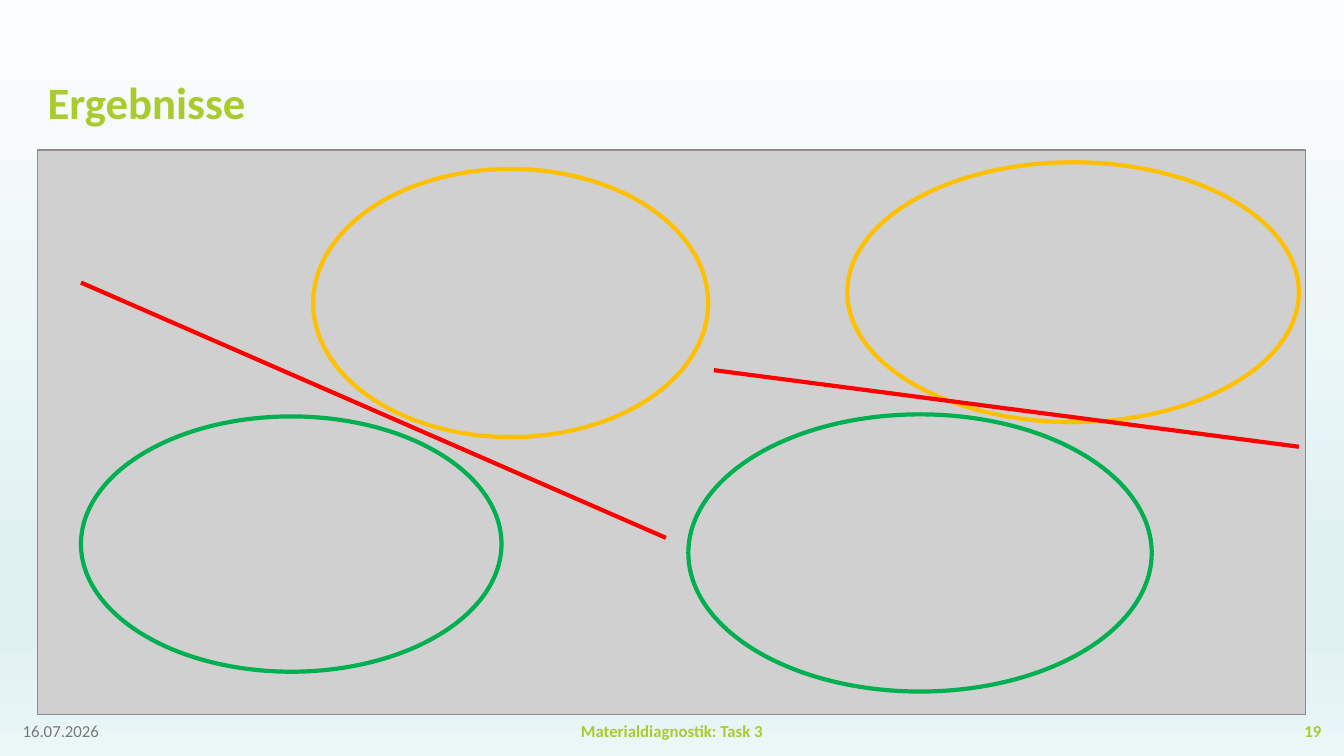
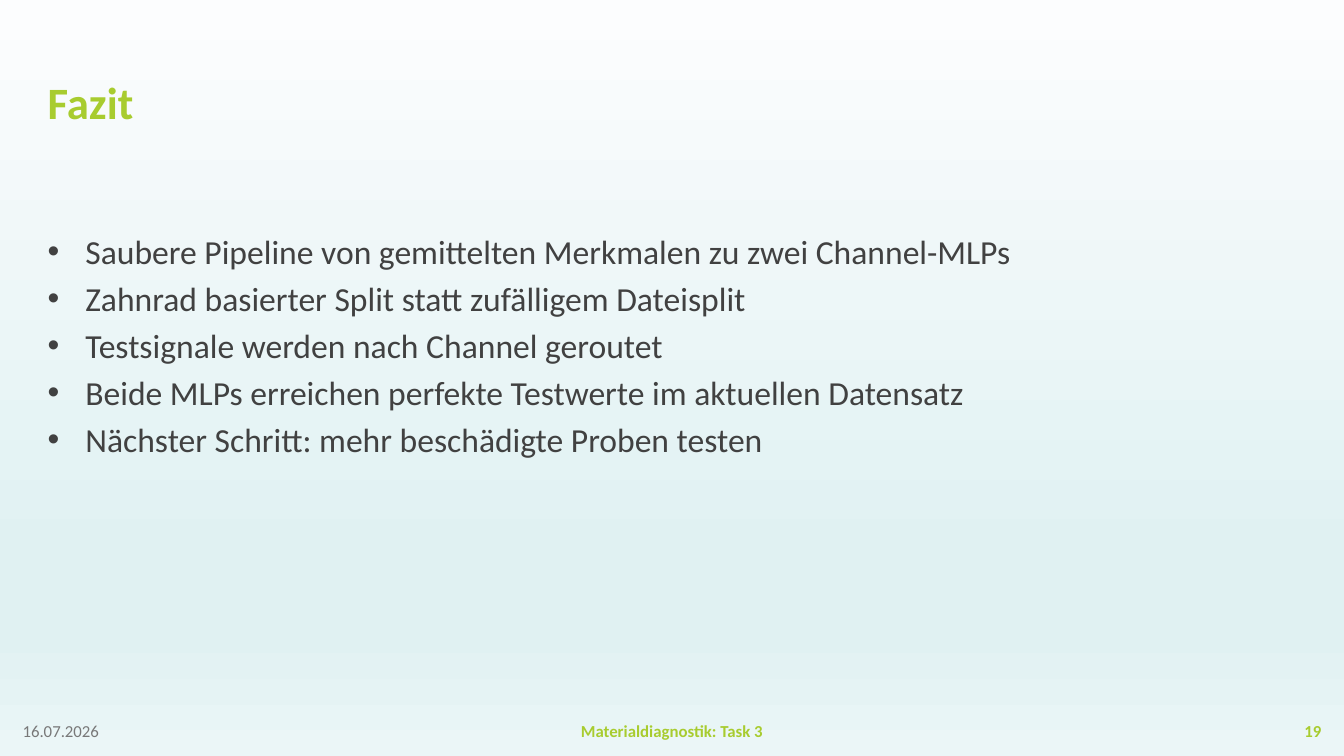
Before and after one commit to BGielczynski/AI_diagnostics, a slide deck: slide 19 of Task_3/Task3Powerpoint.pptx. Drawn at 1344x756 pixels with LibreOffice and Linux fonts; fonts in the diff are those of the drawing; grey boxes stand for pictures; background and template pictures are left out. Boxes give left, top, right and bottom in pixels: in the first picture for what was removed or moved away, otherwise in the second. Text is boxed around its words. In the diff, an @@ line names an element or a change of style, - is before the commit and + after.

```diff
--- a/Task_3/Task3Powerpoint.pptx
+++ b/Task_3/Task3Powerpoint.pptx
@@ title removed at [48, 87, 246, 127] @@
-Ergebnisse
@@ title added at [48, 87, 134, 120], 32 pt, text #A8CC2F, bold @@
+Fazit
@@ picture removed at [37, 150, 1306, 715] @@
@@ ellipse removed at [314, 169, 709, 438] @@
@@ ellipse removed at [848, 162, 1300, 422] @@
@@ text added at [85, 240, 1010, 458], 24 pt, text #414141 @@
+• Saubere Pipeline von gemittelten Merkmalen zu zwei Channel-MLPs
+• Zahnrad basierter Split statt zufälligem Dateisplit
+• Testsignale werden nach Channel geroutet
+• Beide MLPs erreichen perfekte Testwerte im aktuellen Datensatz
+• Nächster Schritt: mehr beschädigte Proben testen
@@ line removed from (81, 282) to (666, 538) @@
@@ line removed from (714, 370) to (1300, 447) @@
@@ ellipse removed at [81, 416, 501, 671] @@
@@ ellipse removed at [689, 414, 1152, 692] @@
```
Also in this commit, not shown: 3 other slides changed, 1 slide added, 1 slide removed, 1 other file.
